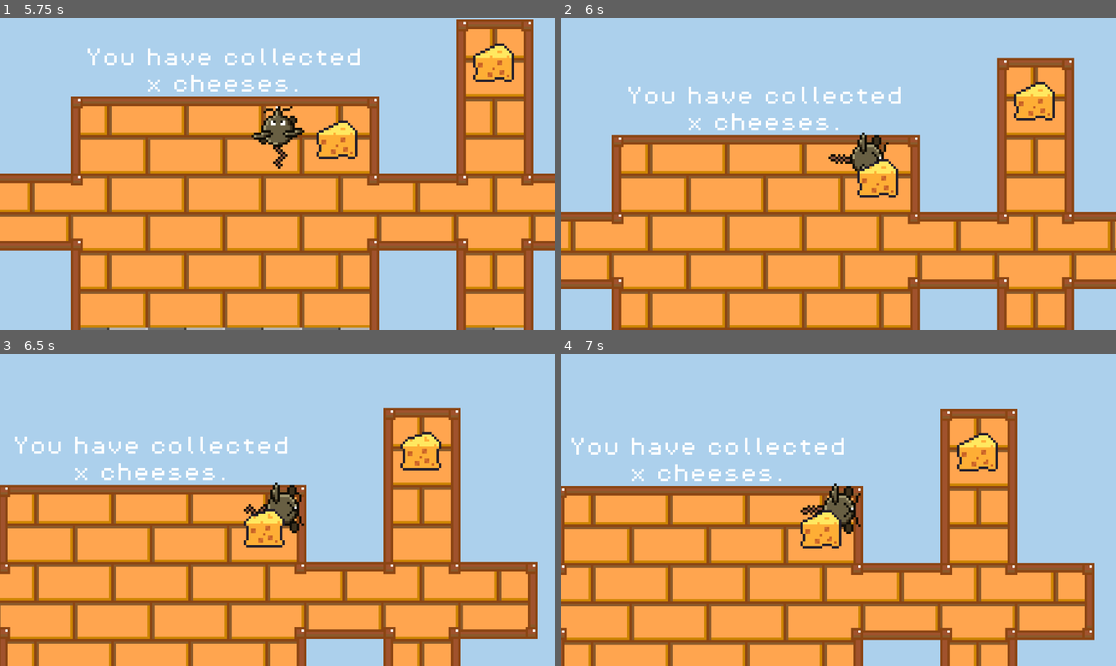
Above: before the commit, frames 1-4 (two rows, left to right).
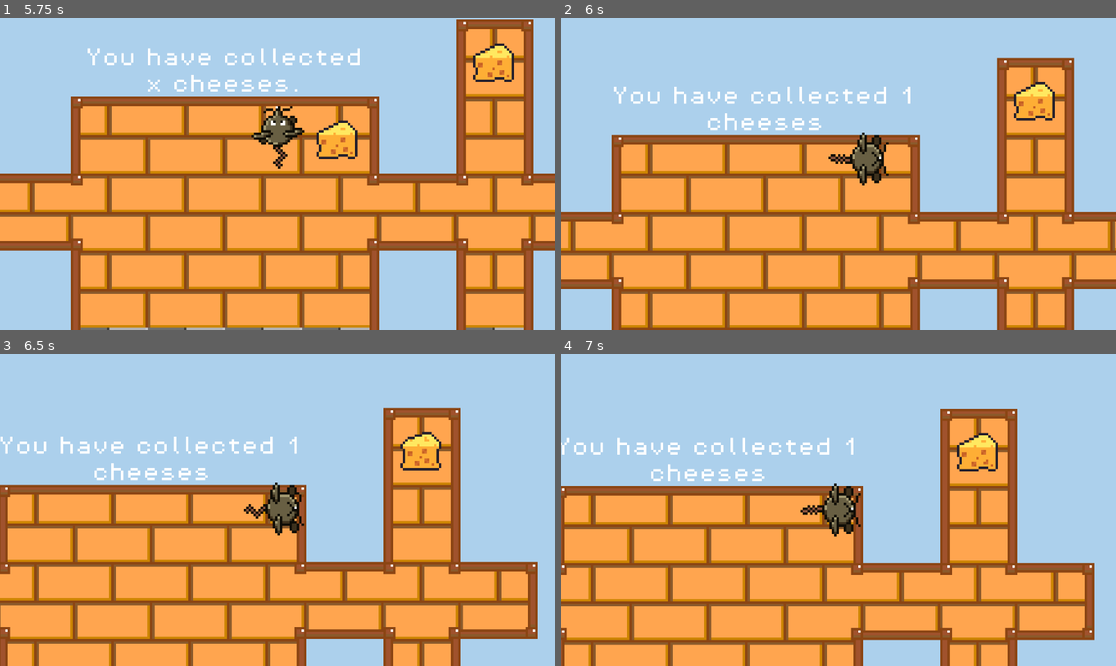
Above: after the commit, the same moments.

Repository: rasmussvala/TDDD23-Cheddar-Chase
Game: Godot game, scene res://scenes/game.tscn
Two runs of this game, one before a commit and one after it. Both use one fixed random seed, a clock stepped at 60 frames per second and the inputs below. This scene is started directly instead of the project's main scene.
Inputs:
- Up to frame 1 (5.75 s): tap Enter at 0.5 s; hold Up (ui_up) 0.53-2.03 s; hold Left (ui_left) 2.03-3.53 s; hold Down (ui_down) 3.53-4.28 s; hold Right (ui_right) 4.28-5.03 s; hold Up (ui_up) from 5.03 s (still down)
- Up to frame 2 (6 s): release Up (ui_up) at 5.78 s; hold Right (ui_right) from 5.78 s (still down)
- Up to frame 3 (6.5 s): keep holding Right (ui_right)
- Up to frame 4 (7 s): keep holding Right (ui_right)

Frame 1 is identical in both runs. In frame 2, 2.4% of the frame differs, in the area x 9-63%, y 22-58%; in frame 3, 2.4%, in the area x 0-54%, y 26-63%; in frame 4, 2.4%.

Commit message:
changed mouse to layer 2
to be able to eat cheese

Diff:
--- a/scenes/playerCharacter.tscn
+++ b/scenes/playerCharacter.tscn
@@ -402,6 +402,7 @@
 }]
 
 [node name="playerCharacter" type="CharacterBody2D"]
+collision_layer = 3
 script = ExtResource("1_p3jmh")
 
 [node name="playerCollision" type="CollisionShape2D" parent="."]
Not shown: 1 places in scenes/game.tscn that only renumber resources
Not shown: 1 places in scenes/playerCharacter.tscn that only renumber resources
